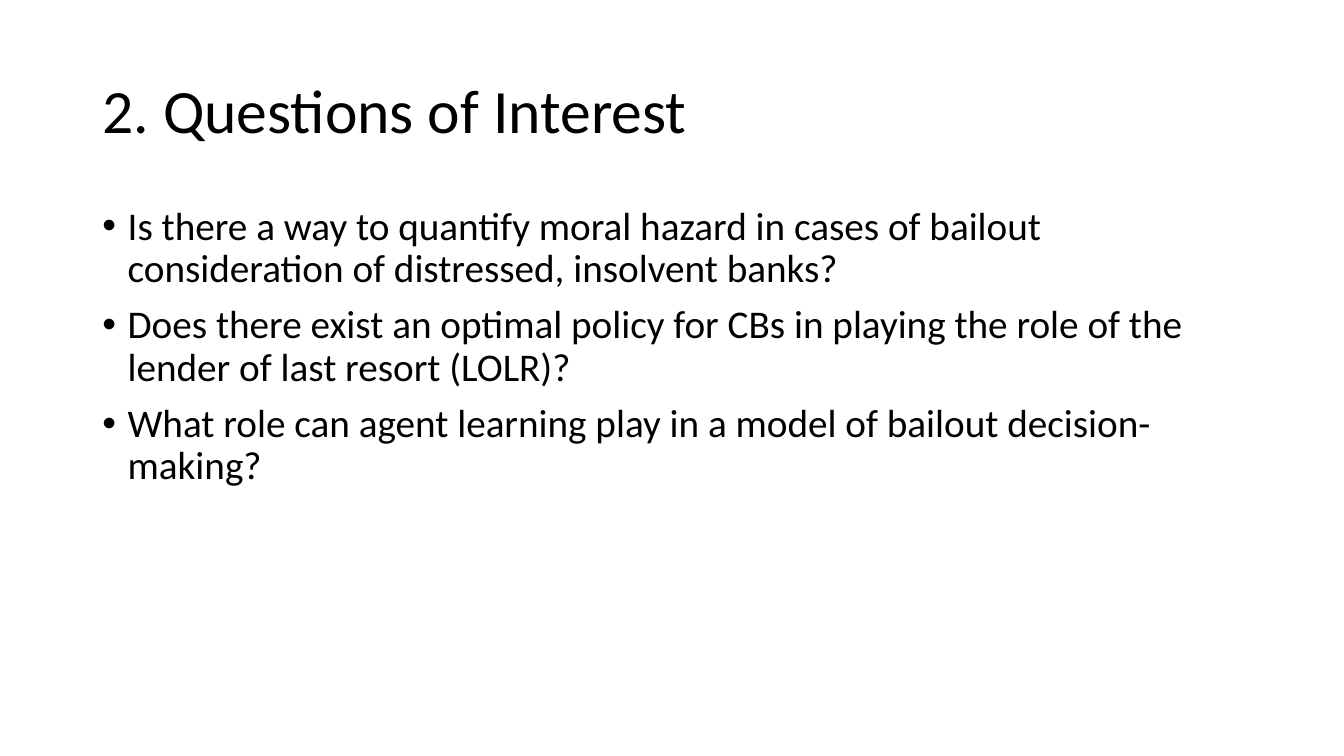
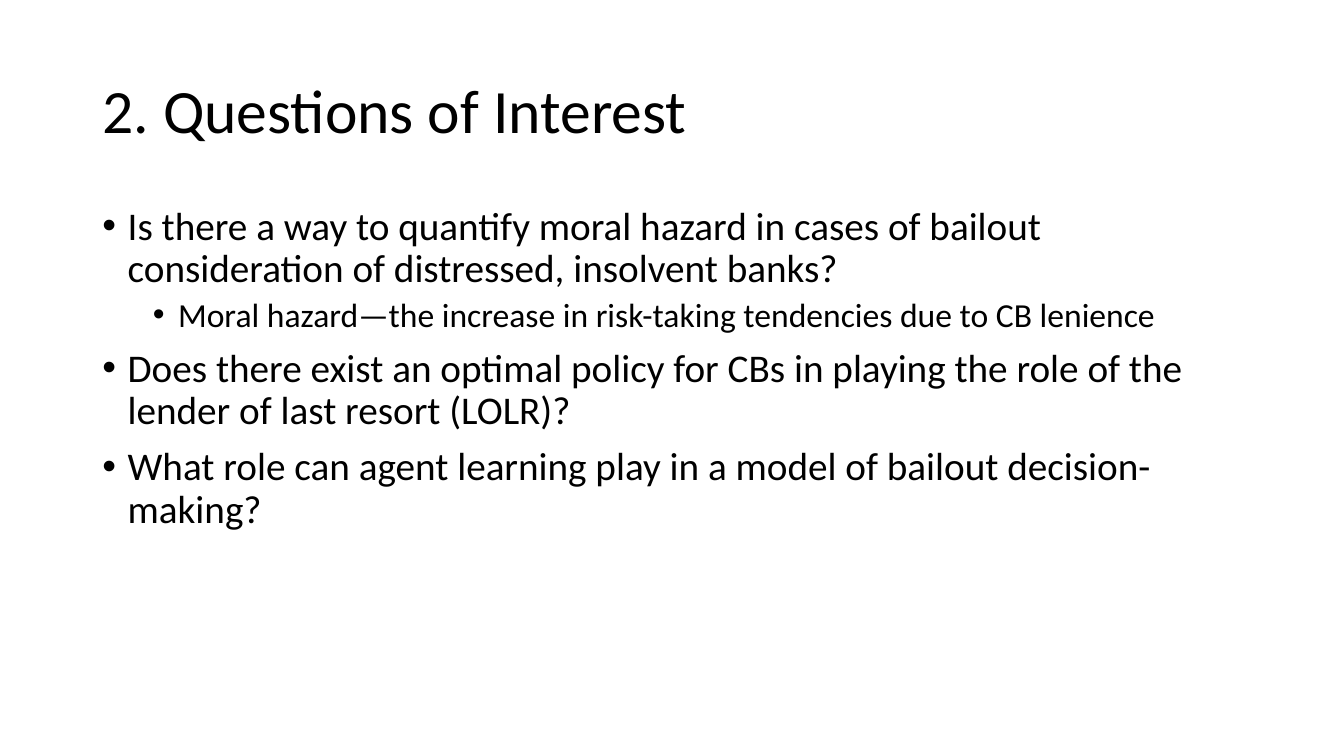
Before and after one commit to anihamde/cba-research, a slide deck: slide 3 of Suresh_CBA_Presentation.pptx. Drawn at 1344x756 pixels with LibreOffice and Linux fonts; fonts in the diff are those of the drawing. Boxes give left, top, right and bottom in pixels: in the first picture for what was removed or moved away, otherwise in the second. Text is boxed around its words. In the diff, an @@ line names an element or a change of style, - is before the commit and + after.

```diff
--- a/Suresh_CBA_Presentation.pptx
+++ b/Suresh_CBA_Presentation.pptx
@@ text at (x1=178, y1=303, x2=1155, y2=333): paragraph added @@
+  • Moral hazard—the increase in risk-taking tendencies due to CB lenience
```
Also in this commit, not shown: 16 other slides changed, 1 slide added.
